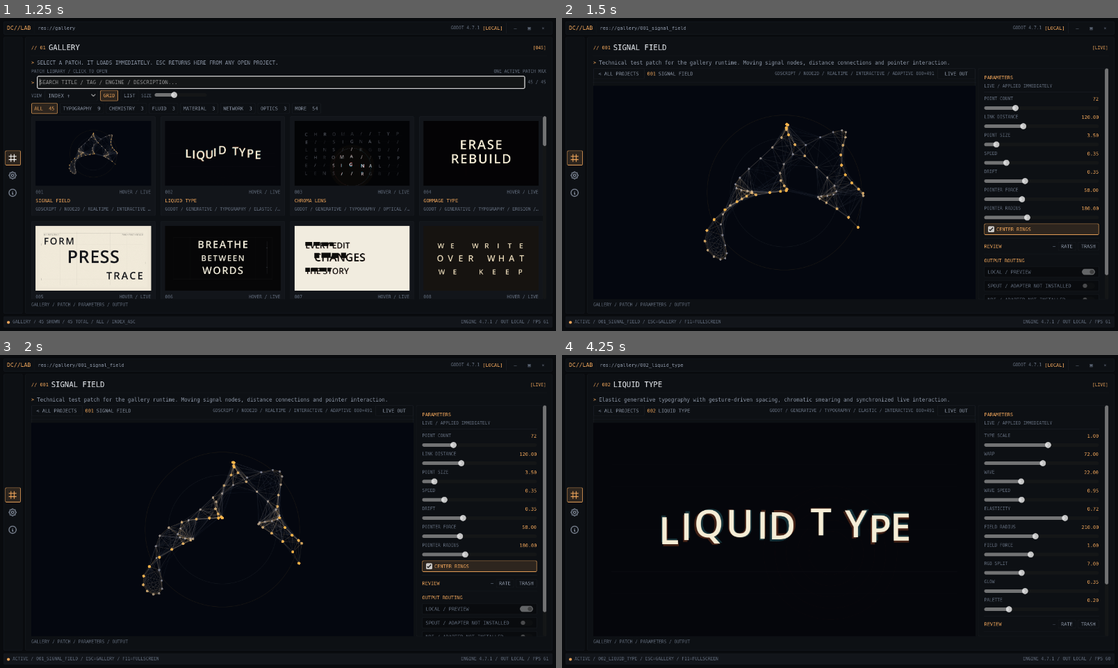
Above: before the commit, frames 1-4 (two rows, left to right).
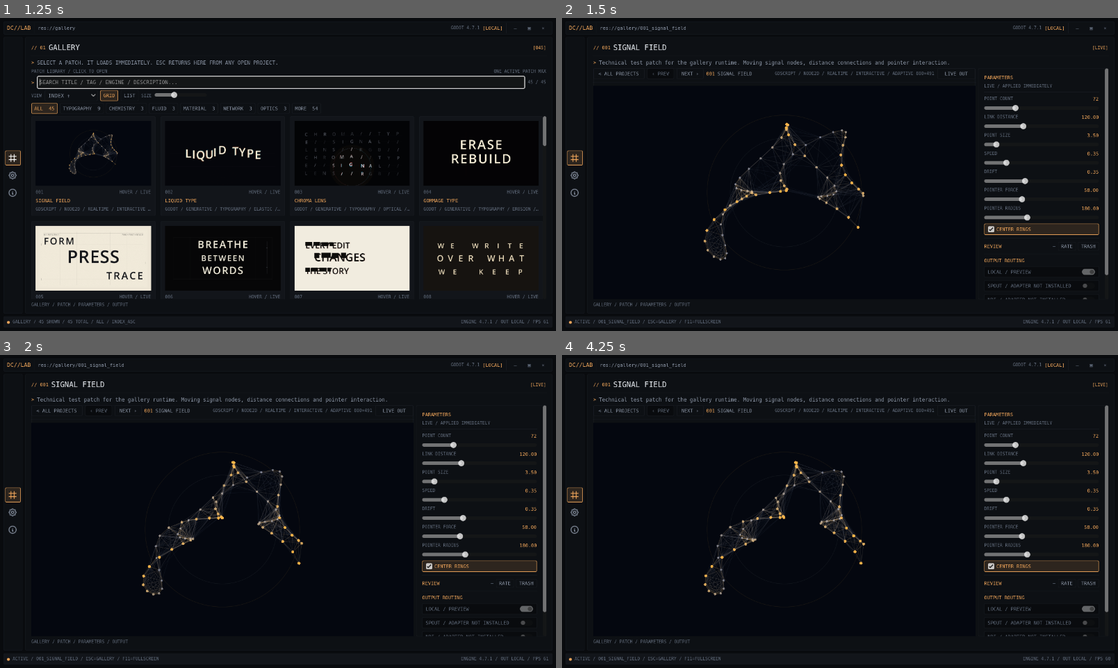
Above: after the commit, the same moments.

Repository: Rzbck/godot-creative-lab
Game: Godot game, scene res://app/main/main_runtime.tscn
The game is run twice, just before and just after one commit, with the same random seed, the same clock (stepped at 60 frames per second) and the same inputs.
Inputs (mouse positions are in pixels of both pictures, inside the frame that each line leads up to):
- Up to frame 1 (1.25 s): click (11, 158) at 0.5 s
- Up to frame 2 (1.5 s): click (656, 165) at 1.27 s
- Up to frame 3 (2 s): no input
- Up to frame 4 (4.25 s): click "< ALL PROJECTS" at 2 s; click (784, 502) at 2.77 s; click (662, 411) at 3.5 s, where only the run after the commit has a clickable "‹ PREV"

Frame 1 is identical in both runs. In frame 2, 0.1% of the frame differs, in the area x 15-35%, y 17-19%; in frame 3, 0.1%; in frame 4, 5.9%, in the area x 6-99%, y 2-98%.

Commit message:
fix: compact gallery list and add sketch navigation

Diff:
--- a/app/main/main_runtime_gallery_host_fixes.gd
+++ b/app/main/main_runtime_gallery_host_fixes.gd
@@ -1,13 +1,27 @@
 extends "res://app/main/main_runtime_window_memory.gd"
 
 # Thin host-feedback layer. Keep the validated runtime chain intact and only
-# override the Gallery behaviours that were directly proven wrong on Windows:
-# LIST must stay visual, and TRASH must be an exclusive browser mode instead of
-# leaving the normal Gallery visible behind its drawer.
-
-const HOST_GALLERY_FIX_REVISION: int = 1
-const LIST_PREVIEW_WIDTH: float = 260.0
-const LIST_CARD_HEIGHT: float = 132.0
+# override host-proven workstation UX issues. LIST stays compact/visual, TRASH
+# is exclusive, sketch navigation is direct, and startup republishes durable
+# review snapshots so existing written notes can reach telemetry after sanitizer
+# upgrades without asking the user to type them again.
+
+const HOST_GALLERY_FIX_REVISION: int = 2
+const LIST_CARD_HEIGHT: float = 68.0
+const LIST_BACKDROP_LEFT: float = 0.56
+
+var _sketch_prev_button: Button = null
+var _sketch_next_button: Button = null
+
+
+func _ready() -> void:
+    super._ready()
+    _ensure_sketch_navigation()
+    _sync_sketch_navigation()
+    # Written reviews already live in user://. Republish the complete preference
+    # snapshot once this host layer is running so older notes are recoverable
+    # remotely after the telemetry sanitizer learns the explicit `note` field.
+    _schedule_review_checkpoint("startup_republish")
 
 
 func _build_gallery_preview_card(definition: Dictionary) -> void:
@@ -34,83 +48,102 @@
     if card.has_node("ListContent"):
         return
 
-    var list_margin := MarginContainer.new()
-    list_margin.name = "ListContent"
-    list_margin.set_anchors_and_offsets_preset(Control.PRESET_FULL_RECT)
-    list_margin.add_theme_constant_override("margin_left", 10)
-    list_margin.add_theme_constant_override("margin_top", 8)
-    list_margin.add_theme_constant_override("margin_right", 12)
-    list_margin.add_theme_constant_override("margin_bottom", 8)
-    list_margin.mouse_filter = Control.MOUSE_FILTER_IGNORE
-    list_margin.visible = false
-    card.add_child(list_margin)
+    # LIST is a file-browser row, not a second card layout. The real preview is
+    # reused as a low-alpha backdrop over the right side of the row, so the list
+    # stays dense while still giving an immediate visual cue.
+    var list_layer := Control.new()
+    list_layer.name = "ListContent"
+    list_layer.set_anchors_and_offsets_preset(Control.PRESET_FULL_RECT)
+    list_layer.mouse_filter = Control.MOUSE_FILTER_IGNORE
+    list_layer.clip_contents = true
+    list_layer.visible = false
+    card.add_child(list_layer)
+
+    var backdrop := TextureRect.new()
+    backdrop.name = "ListBackdrop"
+    backdrop.anchor_left = LIST_BACKDROP_LEFT
+    backdrop.anchor_top = 0.0
+    backdrop.anchor_right = 1.0
+    backdrop.anchor_bottom = 1.0
+    backdrop.offset_left = 0.0
+    backdrop.offset_top = 0.0
+    backdrop.offset_right = 0.0
+    backdrop.offset_bottom = 0.0
+    backdrop.expand_mode = TextureRect.EXPAND_IGNORE_SIZE
+    backdrop.stretch_mode = TextureRect.STRETCH_KEEP_ASPECT_COVERED
+    backdrop.texture = viewport.get_texture()
+    backdrop.modulate = Color(0.82, 0.88, 0.94, 0.32)
+    backdrop.mouse_filter = Control.MOUSE_FILTER_IGNORE
+    list_layer.add_child(backdrop)
+
+    var shade := ColorRect.new()
+    shade.name = "ListBackdropShade"
+    shade.anchor_left = LIST_BACKDROP_LEFT
+    shade.anchor_top = 0.0
+    shade.anchor_right = 1.0
+    shade.anchor_bottom = 1.0
+    shade.offset_left = 0.0
+    shade.offset_top = 0.0
+    shade.offset_right = 0.0
+    shade.offset_bottom = 0.0
+    shade.color = Color(0.01, 0.012, 0.018, 0.34)
+    shade.mouse_filter = Control.MOUSE_FILTER_IGNORE
+    list_layer.add_child(shade)
+
+    var margin := MarginContainer.new()
+    margin.set_anchors_and_offsets_preset(Control.PRESET_FULL_RECT)
+    margin.add_theme_constant_override("margin_left", 10)
+    margin.add_theme_constant_override("margin_top", 4)
+    margin.add_theme_constant_override("margin_right", 10)
+    margin.add_theme_constant_override("margin_bottom", 4)
+    margin.mouse_filter = Control.MOUSE_FILTER_IGNORE
+    list_layer.add_child(margin)
 
     var row := HBoxContainer.new()
-    row.add_theme_constant_override("separation", 12)
+    row.add_theme_constant_override("separation", 10)
     row.mouse_filter = Control.MOUSE_FILTER_IGNORE
-    list_margin.add_child(row)
-
-    var preview := TextureRect.new()
-    preview.name = "ListPreview"
-    preview.custom_minimum_size = Vector2(LIST_PREVIEW_WIDTH, LIST_CARD_HEIGHT - 16.0)
-    preview.expand_mode = TextureRect.EXPAND_IGNORE_SIZE
-    preview.stretch_mode = TextureRect.STRETCH_KEEP_ASPECT_COVERED
-    preview.texture = viewport.get_texture()
-    preview.mouse_filter = Control.MOUSE_FILTER_IGNORE
-    row.add_child(preview)
-
-    var info := VBoxContainer.new()
-    info.size_flags_horizontal = Control.SIZE_EXPAND_FILL
-    info.size_flags_vertical = Control.SIZE_EXPAND_FILL
-    info.add_theme_constant_override("separation", 4)
-    info.mouse_filter = Control.MOUSE_FILTER_IGNORE
-    row.add_child(info)
-
-    var header := HBoxContainer.new()
-    header.mouse_filter = Control.MOUSE_FILTER_IGNORE
-    info.add_child(header)
+    margin.add_child(row)
 
     var index_label := Label.new()
     index_label.theme_type_variation = &"MicroLabel"
     index_label.text = str(definition.get("index", "---"))
+    index_label.custom_minimum_size = Vector2(42.0, 0.0)
+    index_label.vertical_alignment = VERTICAL_ALIGNMENT_CENTER
     index_label.mouse_filter = Control.MOUSE_FILTER_IGNORE
-    header.add_child(index_label)
+    row.add_child(index_label)
+
+    var title_label := Label.new()
+    title_label.theme_type_variation = &"AccentLabel"
+    title_label.text = str(definition.get("title", "UNTITLED"))
+    title_label.custom_minimum_size = Vector2(260.0, 0.0)
+    title_label.vertical_alignment = VERTICAL_ALIGNMENT_CENTER
+    title_label.text_overrun_behavior = TextServer.OVERRUN_TRIM_ELLIPSIS
+    title_label.mouse_filter = Control.MOUSE_FILTER_IGNORE
+    row.add_child(title_label)
 
     var spacer := Control.new()
     spacer.size_flags_horizontal = Control.SIZE_EXPAND_FILL
     spacer.mouse_filter = Control.MOUSE_FILTER_IGNORE
-    header.add_child(spacer)
-
-    var live_label := Label.new()
-    live_label.theme_type_variation = &"MicroLabel"
-    live_label.text = "HOVER / LIVE"
-    live_label.mouse_filter = Control.MOUSE_FILTER_IGNORE
-    header.add_child(live_label)
-
-    var title_label := Label.new()
-    title_label.theme_type_variation = &"AccentLabel"
-    title_label.text = str(definition.get("title", "UNTITLED"))
-    title_label.text_overrun_behavior = TextServer.OVERRUN_TRIM_ELLIPSIS
-    title_label.mouse_filter = Control.MOUSE_FILTER_IGNORE
-    info.add_child(title_label)
+    row.add_child(spacer)
 
     var tags := _definition_tags(definition)
     var meta_label := Label.new()
     meta_label.theme_type_variation = &"MicroLabel"
-    meta_label.text = "%s / %s" % [
+    meta_label.text = "%s  /  %s" % [
         str(definition.get("engine", "GODOT")),
         " / ".join(tags),
     ]
+    meta_label.custom_minimum_size = Vector2(360.0, 0.0)
+    meta_label.horizontal_alignment = HORIZONTAL_ALIGNMENT_RIGHT
+    meta_label.vertical_alignment = VERTICAL_ALIGNMENT_CENTER
     meta_label.text_overrun_behavior = TextServer.OVERRUN_TRIM_ELLIPSIS
     meta_label.mouse_filter = Control.MOUSE_FILTER_IGNORE
-    info.add_child(meta_label)
-
-    var description_label := Label.new()
-    description_label.theme_type_variation = &"MicroLabel"
-    description_label.text = str(definition.get("description", ""))
-    description_label.text_overrun_behavior = TextServer.OVERRUN_TRIM_ELLIPSIS
-    description_label.mouse_filter = Control.MOUSE_FILTER_IGNORE
-    info.add_child(description_label)
+    row.add_child(meta_label)
+
+    # Keep the review badge above the decorative list layer.
+    var badge := card.get_node_or_null("ReviewBadge")
+    if is_instance_valid(badge):
+        card.move_child(list_layer, badge.get_index())
 
 
 func _apply_gallery_card_presentation() -> void:
@@ -125,7 +158,7 @@
             continue
 
         var grid_content := card.get_node_or_null("GridContent") as MarginContainer
-        var list_content := card.get_node_or_null("ListContent") as MarginContainer
+        var list_content := card.get_node_or_null("ListContent") as Control
         if _gallery_view_mode == "list":
             card.custom_minimum_size = Vector2(0.0, LIST_CARD_HEIGHT)
             if is_instance_valid(grid_content):
@@ -137,6 +170,102 @@
                 grid_content.visible = true
             if is_instance_valid(list_content):
                 list_content.visible = false
+
+
+func _ensure_sketch_navigation() -> void:
+    if is_instance_valid(_sketch_prev_button) and is_instance_valid(_sketch_next_button):
+        return
+
+    var toolbar := get_node_or_null(
+        "Margin/Shell/Body/Workspace/WorkspaceMargin/Content/ProjectView/RenderPanel/RenderColumn/ProjectToolbar"
+    ) as HBoxContainer
+    if not is_instance_valid(toolbar):
+        return
+
+    var back_button := toolbar.get_node_or_null("ProjectBackButton") as Button
+    if not is_instance_valid(back_button):
+        return
+
+    _sketch_prev_button = Button.new()
+    _sketch_prev_button.name = "PreviousSketchButton"
+    _sketch_prev_button.text = "‹ PREV"
+    _sketch_prev_button.custom_minimum_size = Vector2(62.0, 24.0)
+    _sketch_prev_button.focus_mode = Control.FOCUS_NONE
+    _sketch_prev_button.theme_type_variation = &"ToolButton"
+    _sketch_prev_button.pressed.connect(_on_adjacent_sketch_pressed.bind(-1))
+    toolbar.add_child(_sketch_prev_button)
+    toolbar.move_child(_sketch_prev_button, back_button.get_index() + 1)
+
+    _sketch_next_button = Button.new()
+    _sketch_next_button.name = "NextSketchButton"
+    _sketch_next_button.text = "NEXT ›"
+    _sketch_next_button.custom_minimum_size = Vector2(62.0, 24.0)
+    _sketch_next_button.focus_mode = Control.FOCUS_NONE
+    _sketch_next_button.theme_type_variation = &"ToolButton"
+    _sketch_next_button.pressed.connect(_on_adjacent_sketch_pressed.bind(1))
+    toolbar.add_child(_sketch_next_button)
+    toolbar.move_child(_sketch_next_button, _sketch_prev_button.get_index() + 1)
+
+
+func _ordered_browsable_catalog() -> Array[Dictionary]:
+    var result: Array[Dictionary] = []
+    for definition: Dictionary in _catalog:
+        result.append(definition)
+    result.sort_custom(Callable(self, "_catalog_definition_before"))
+    return result
+
+
+func _catalog_definition_before(a: Dictionary, b: Dictionary) -> bool:
+    return int(a.get("index", 0)) < int(b.get("index", 0))
+
+
+func _active_catalog_index(definitions: Array[Dictionary]) -> int:
+    var active_id := str(_active_definition.get("id", ""))
+    if active_id.is_empty():
+        return -1
+    for index: int in range(definitions.size()):
+        if str(definitions[index].get("id", "")) == active_id:
+            return index
+    return -1
+
+
+func _sync_sketch_navigation() -> void:
+    if not is_instance_valid(_sketch_prev_button) or not is_instance_valid(_sketch_next_button):
+        return
+
+    var definitions := _ordered_browsable_catalog()
+    var current := _active_catalog_index(definitions)
+    var has_active := current >= 0
+    _sketch_prev_button.disabled = not has_active or current <= 0
+    _sketch_next_button.disabled = not has_active or current >= definitions.size() - 1
+
+    _sketch_prev_button.tooltip_text = "Previous sketch"
+    _sketch_next_button.tooltip_text = "Next sketch"
+    if has_active and current > 0:
+        _sketch_prev_button.tooltip_text = "Previous / %s" % str(definitions[current - 1].get("title", "")).to_upper()
+    if has_active and current + 1 < definitions.size():
+        _sketch_next_button.tooltip_text = "Next / %s" % str(definitions[current + 1].get("title", "")).to_upper()
+
+
+func _on_adjacent_sketch_pressed(direction: int) -> void:
+    var definitions := _ordered_browsable_catalog()
+    var current := _active_catalog_index(definitions)
+    if current < 0:
+        return
+    var target := current + direction
+    if target < 0 or target >= definitions.size():
+        return
+    _telemetry_event("sketch_adjacent_navigation", {
+        "direction": direction,
+        "from_index": int(definitions[current].get("index", 0)),
+        "to_index": int(definitions[target].get("index", 0)),
+    })
+    _open_sketch(definitions[target])
+
+
+func _open_sketch(definition: Dictionary) -> void:
+    super._open_sketch(definition)
+    _sync_sketch_navigation()
 
 
 func _on_gallery_trash_pressed() -> void:
@@ -180,6 +309,7 @@
 func _show_gallery() -> void:
     super._show_gallery()
     _sync_host_trash_mode()
+    _sync_sketch_navigation()
 
 
 func _sync_host_trash_mode() -> void:
@@ -208,4 +338,6 @@
     var enriched := data.duplicate(true)
     enriched["host_gallery_fix_revision"] = HOST_GALLERY_FIX_REVISION
     enriched["gallery_trash_exclusive_mode"] = _gallery_trash_drawer_open
+    enriched["gallery_list_compact_backdrop"] = true
+    enriched["adjacent_sketch_navigation"] = true
     super._telemetry_event(event_name, enriched)
